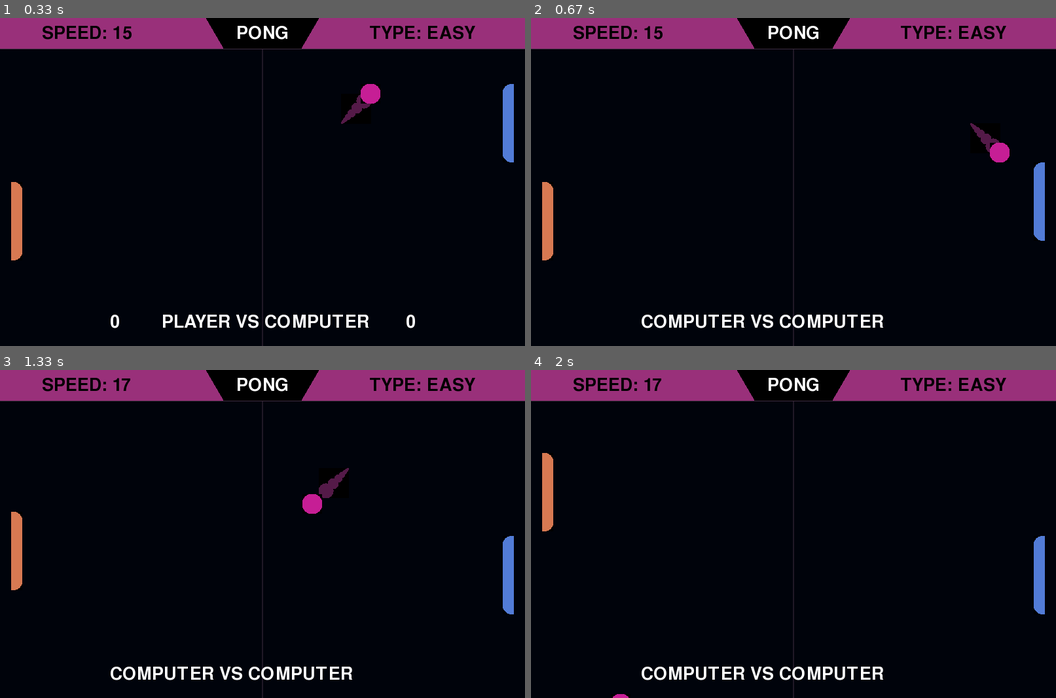
Above: before the commit, frames 1-4 (two rows, left to right).
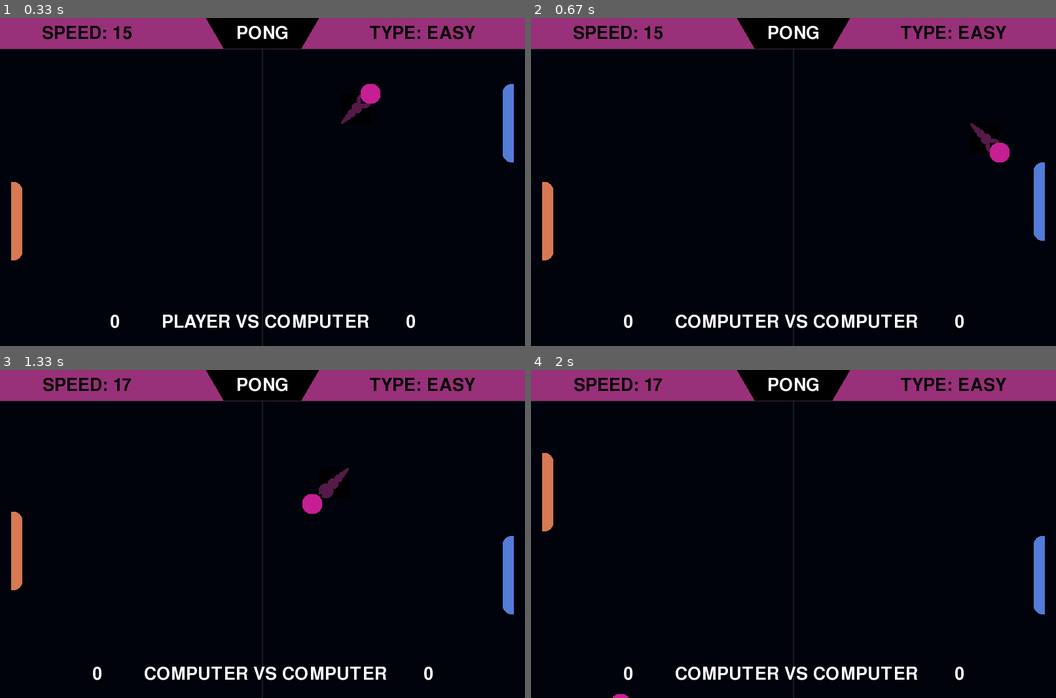
Above: after the commit, the same moments.

Repository: AlexTheGreat600/pong-pygame
Game: pygame game, started from main.py
Two runs of this game, one before a commit and one after it. Both use one fixed random seed, a clock stepped at 60 frames per second and the inputs below.
Inputs (mouse positions are in pixels of both pictures, inside the frame that each line leads up to):
- Up to frame 1 (0.33 s): no input
- Up to frame 2 (0.67 s): tap C at 0.33 s
- Up to frame 3 (1.33 s): tap = at 0.67 s; tap E at 1 s
- Up to frame 4 (2 s): hold Up 1.33-1.8 s; move the mouse to (630, 484) at 1.37 s; tap Page Up at 1.48 s; hold Down from 1.83 s (still down); move the mouse to (872, 419) at 1.87 s; tap Page Down at 1.98 s

Frame 1 is identical in both runs. In frame 2, 1.3% of the frame differs, in the area x 17-83%, y 90-95%; in frame 3, 1.5%, in the area x 8-83%, y 2-95%; in frame 4, 1.5%.

Commit message:
change: use existing functions to re-render text

Diff:
--- a/main.py
+++ b/main.py
@@ -206,7 +206,7 @@
 
 def update_score(player, type):
 
-    global player_score, computer_score, scorea_text, scoreb_text
+    global player_score, computer_score
 
     if player == 'player':
 
@@ -222,7 +222,6 @@
 
     game_mode_font()
 
-
 # --- PLAYER ---
 
 def update_player(direction):
@@ -253,7 +252,7 @@
 
 def update_speed(type):
 
-    global speed, speed_text
+    global speed
 
     if type == 'dec':
         if speed > speed_min: speed -= 1
@@ -267,23 +266,23 @@
     elif type == 'min':
         speed = speed_min
 
-    speed_text = font.render(f'SPEED: {speed}', True, 'Black')
+    game_speed_text()
 
 # --- TYPE ---
 
 def update_type(type):
 
-    global game_type, game_type_text
+    global game_type
     game_type = type
-    game_type_text = font.render(f'TYPE: {game_type}', True, 'Black')
+    game_type_font()
 
 # --- MODE ---
 
 def update_mode(mode):
 
-    global game_mode, game_mode_text
+    global game_mode
     game_mode = mode
-    game_mode_text = font.render(f'{game_mode}', True, 'White')
+    game_mode_font()
 
 # --- SWITCH ---
 
